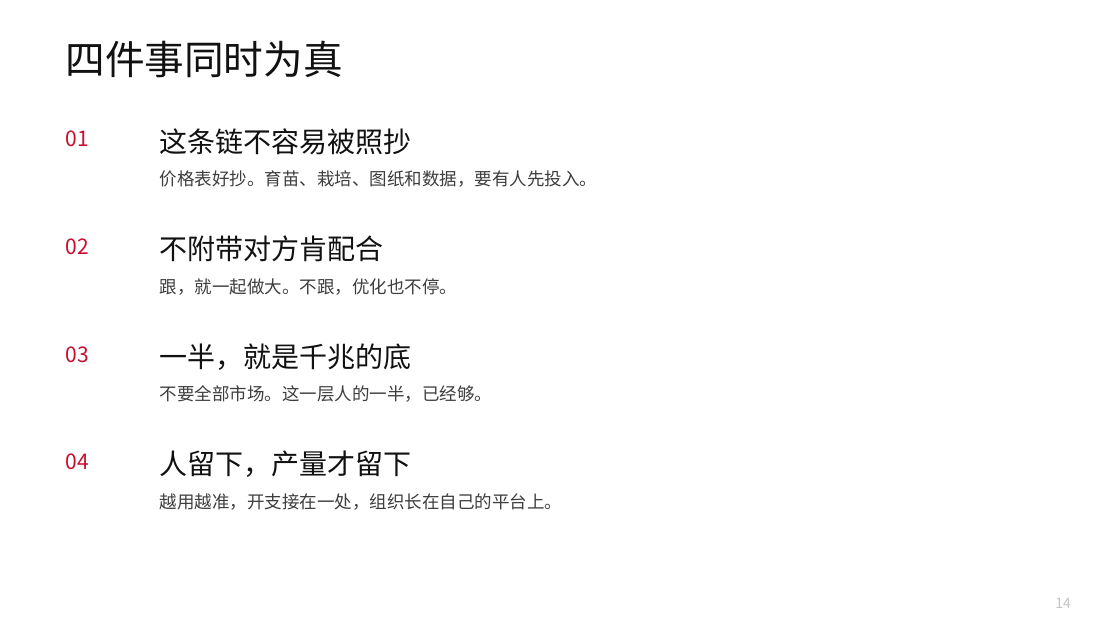
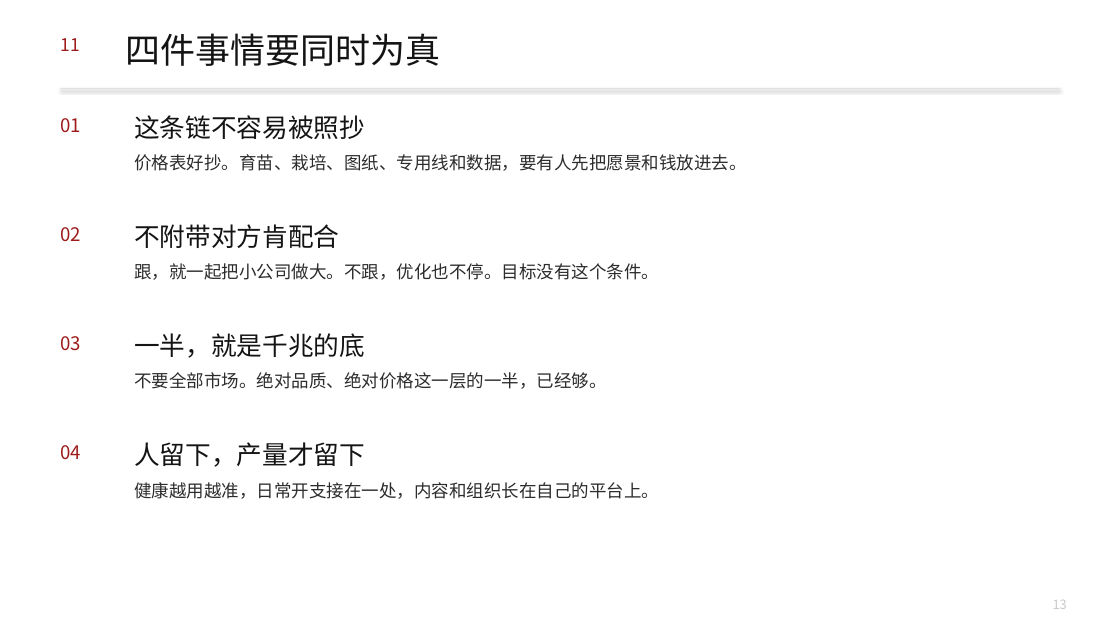
Before and after one commit to headshot9999/xiaoyi, a slide deck: slide 13 of 艾多美何以成为100兆韩元企业.pptx (slide 14 before the commit). Drawn at 1120x630 pixels with LibreOffice and Linux fonts; fonts in the diff are those of the drawing. Boxes give left, top, right and bottom in pixels: in the first picture for what was removed or moved away, otherwise in the second. Text is boxed around its words. In the diff, an @@ line names an element or a change of style, - is before the commit and + after.

```diff
--- a/艾多美何以成为100兆韩元企业.pptx
+++ b/艾多美何以成为100兆韩元企业.pptx
@@ text added at bbox=[60, 38, 79, 51], 15 pt, text #9E1B1B @@
+11
@@ text at bbox=[126, 33, 441, 66]: text changed; size 34 to 30 pt; text colour #111111 to #141414 @@
-四件事同时为真
+四件事情要同时为真
@@ rectangle added at bbox=[60, 88, 1060, 89], fill #E2E2E2 @@
@@ size 18 to 16 pt, text colour #C8102E to #9E1B1B in 4 elements at bbox=[60, 445, 81, 459], bbox=[60, 336, 81, 351], bbox=[60, 227, 81, 241], bbox=[60, 118, 81, 132] @@
@@ text "01": place and size @@
-text "01" at bbox=[65, 130, 88, 147]
+text "01" at bbox=[60, 118, 81, 132]
@@ size 24 to 22 pt, text colour #111111 to #141414 in 4 elements at bbox=[134, 442, 365, 467], bbox=[134, 333, 365, 358], bbox=[134, 224, 339, 248], bbox=[134, 115, 365, 139] @@
@@ text "这条链不容易被照抄": place and size @@
-text "这条链不容易被照抄" at bbox=[160, 128, 412, 155]
+text "这条链不容易被照抄" at bbox=[134, 115, 365, 139]
@@ text at bbox=[134, 154, 746, 171]: text changed; text colour #3D3D3D to #2C2C2C @@
-价格表好抄。育苗、栽培、图纸和数据，要有人先投入。
+价格表好抄。育苗、栽培、图纸、专用线和数据，要有人先把愿景和钱放进去。
@@ text "02": place and size @@
-text "02" at bbox=[65, 238, 88, 255]
+text "02" at bbox=[60, 227, 81, 241]
@@ text "不附带对方肯配合": place and size @@
-text "不附带对方肯配合" at bbox=[160, 235, 384, 262]
+text "不附带对方肯配合" at bbox=[134, 224, 339, 248]
@@ text at bbox=[134, 263, 659, 280]: text changed; text colour #3D3D3D to #2C2C2C @@
-跟，就一起做大。不跟，优化也不停。
+跟，就一起把小公司做大。不跟，优化也不停。目标没有这个条件。
@@ text "03": place and size @@
-text "03" at bbox=[65, 346, 88, 363]
+text "03" at bbox=[60, 336, 81, 351]
@@ text "一半，就是千兆的底": place and size @@
-text "一半，就是千兆的底" at bbox=[160, 343, 412, 370]
+text "一半，就是千兆的底" at bbox=[134, 333, 365, 358]
@@ text at bbox=[134, 372, 606, 389]: text changed; text colour #3D3D3D to #2C2C2C @@
-不要全部市场。这一层人的一半，已经够。
+不要全部市场。绝对品质、绝对价格这一层的一半，已经够。
@@ text "04": place and size @@
-text "04" at bbox=[65, 453, 88, 470]
+text "04" at bbox=[60, 445, 81, 459]
@@ text "人留下，产量才留下": place and size @@
-text "人留下，产量才留下" at bbox=[160, 450, 412, 477]
+text "人留下，产量才留下" at bbox=[134, 442, 365, 467]
@@ text at bbox=[134, 482, 659, 499]: text changed; text colour #3D3D3D to #2C2C2C @@
-越用越准，开支接在一处，组织长在自己的平台上。
+健康越用越准，日常开支接在一处，内容和组织长在自己的平台上。
@@ text removed at bbox=[1055, 598, 1071, 608] @@
-14
@@ text added at bbox=[1053, 600, 1067, 609], 11 pt, text #C8C8C8 @@
+13
```
Also in this commit, not shown: 11 other slides changed, 2 slides added, 3 slides removed, 2 other files.
